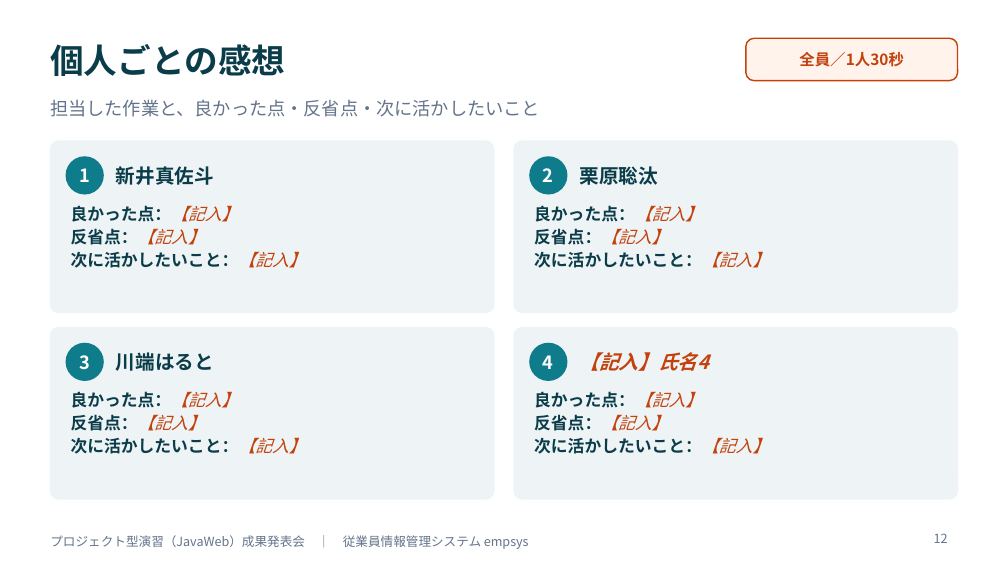
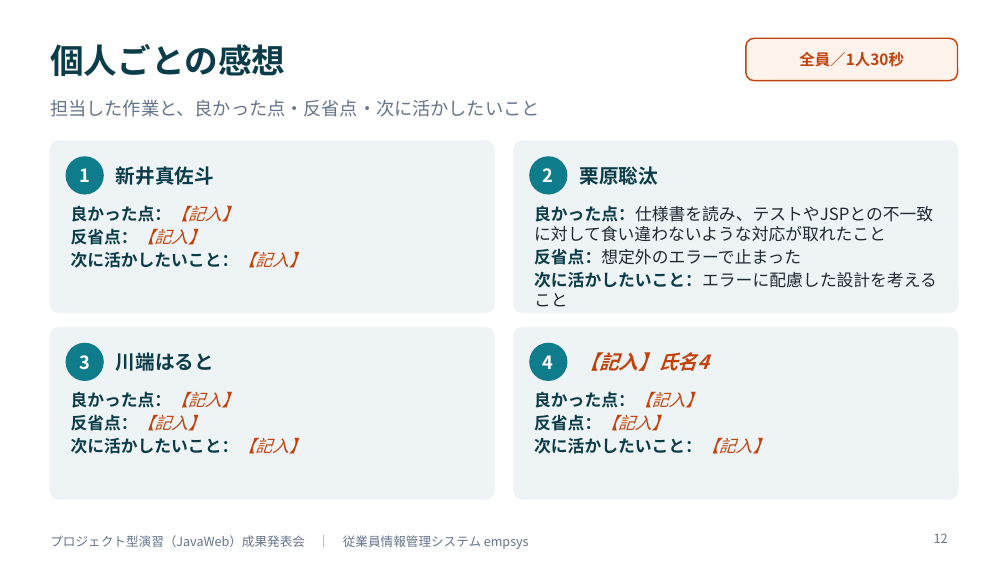
Before and after one commit to amasato1221/web_-application, a slide deck: slide 12 of 成果発表会資料_テンプレート.pptx. Drawn at 1008x567 pixels with LibreOffice and Linux fonts; fonts in the diff are those of the drawing. Boxes give left, top, right and bottom in pixels: in the first picture for what was removed or moved away, otherwise in the second. Text is boxed around its words. In the diff, an @@ line names an element or a change of style, - is before the commit and + after.

```diff
--- a/成果発表会資料_テンプレート.pptx
+++ b/成果発表会資料_テンプレート.pptx
@@ text at bbox=[534, 205, 937, 307]: text changed; text colour #0B3C49 to #1F2933; bold off @@
-• 良かった点：【記入】
-• 反省点：【記入】
-• 次に活かしたいこと：【記入】
+• 良かった点：仕様書を読み、テストやJSPとの不一致に対して食い違わないような対応が取れたこと
+• 反省点：想定外のエラーで止まった
+• 次に活かしたいこと：エラーに配慮した設計を考えること
```
Also in this commit, not shown: 3 other slides changed.
